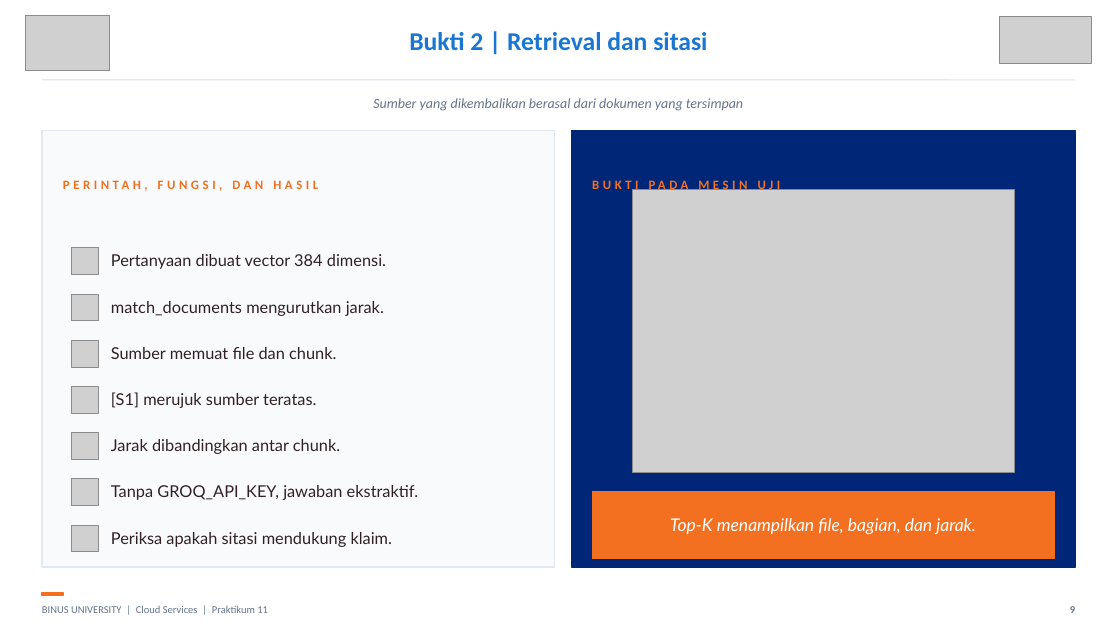
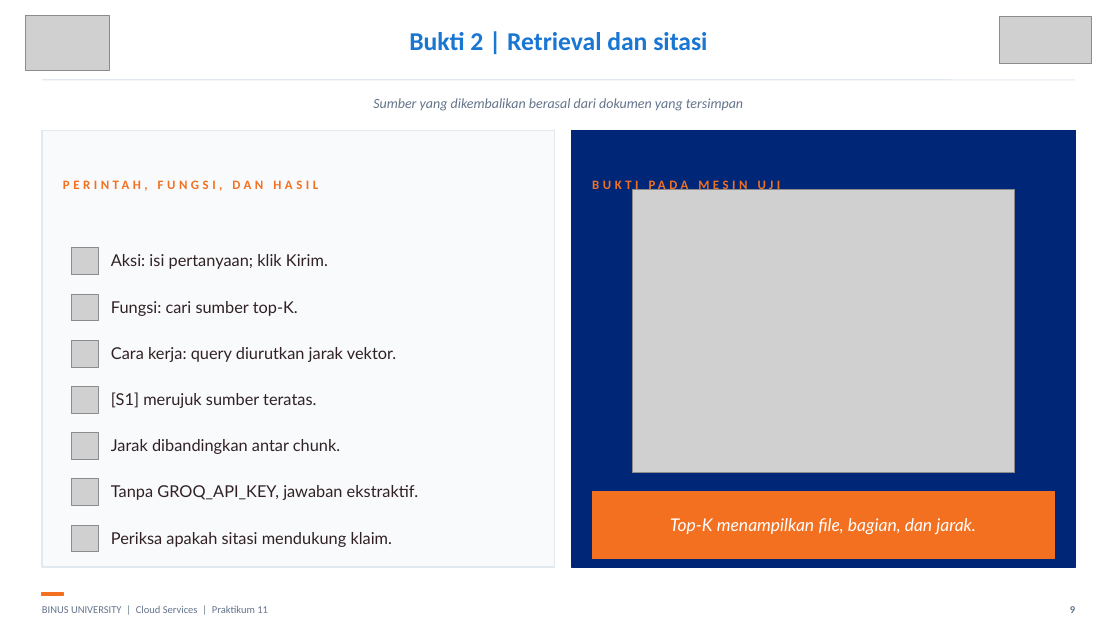
Before and after one commit to SeedFlora/meet11CloudService, a slide deck: slide 9 of slides/LAB11_RAG_pgvector_Bukti_Live.pptx. Drawn at 1120x630 pixels with LibreOffice and Linux fonts; fonts in the diff are those of the drawing; grey boxes stand for pictures. Boxes give left, top, right and bottom in pixels: in the first picture for what was removed or moved away, otherwise in the second. Text is boxed around its words. In the diff, an @@ line names an element or a change of style, - is before the commit and + after.

```diff
--- a/slides/LAB11_RAG_pgvector_Bukti_Live.pptx
+++ b/slides/LAB11_RAG_pgvector_Bukti_Live.pptx
@@ text at [111, 254, 328, 269]: text changed @@
-Pertanyaan dibuat vector 384 dimensi.
+Aksi: isi pertanyaan; klik Kirim.
@@ text at [111, 301, 298, 316]: text changed @@
-match_documents mengurutkan jarak.
+Fungsi: cari sumber top-K.
@@ text at [111, 347, 396, 362]: text changed @@
-Sumber memuat file dan chunk.
+Cara kerja: query diurutkan jarak vektor.
```
Also in this commit, not shown: 11 other slides changed.
